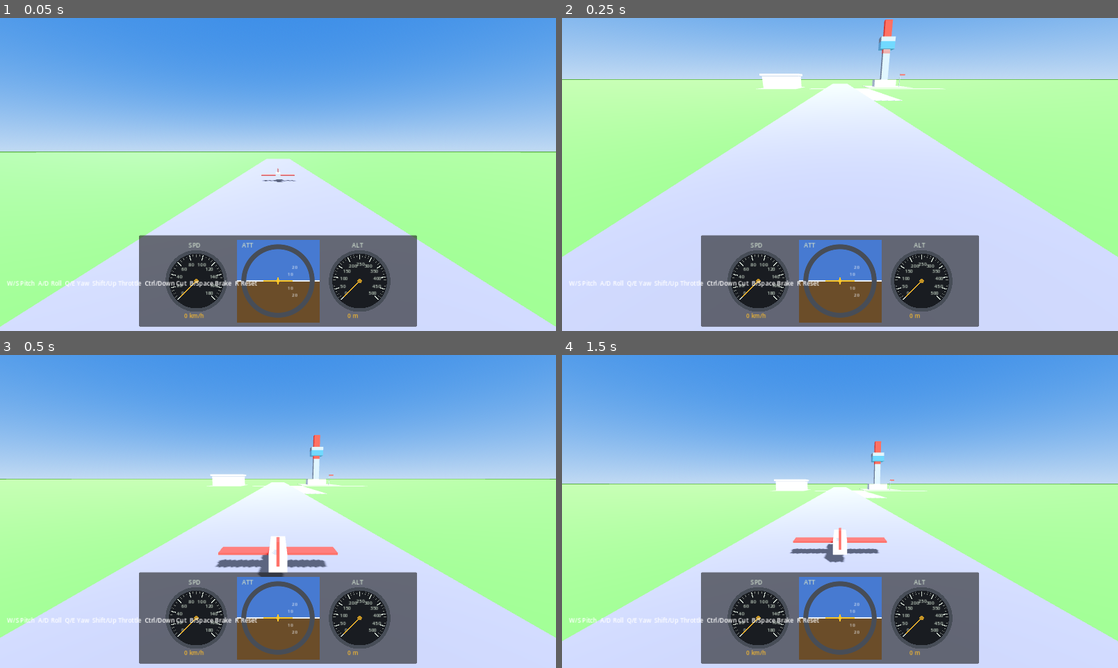
Above: before the commit, frames 1-4 (two rows, left to right).
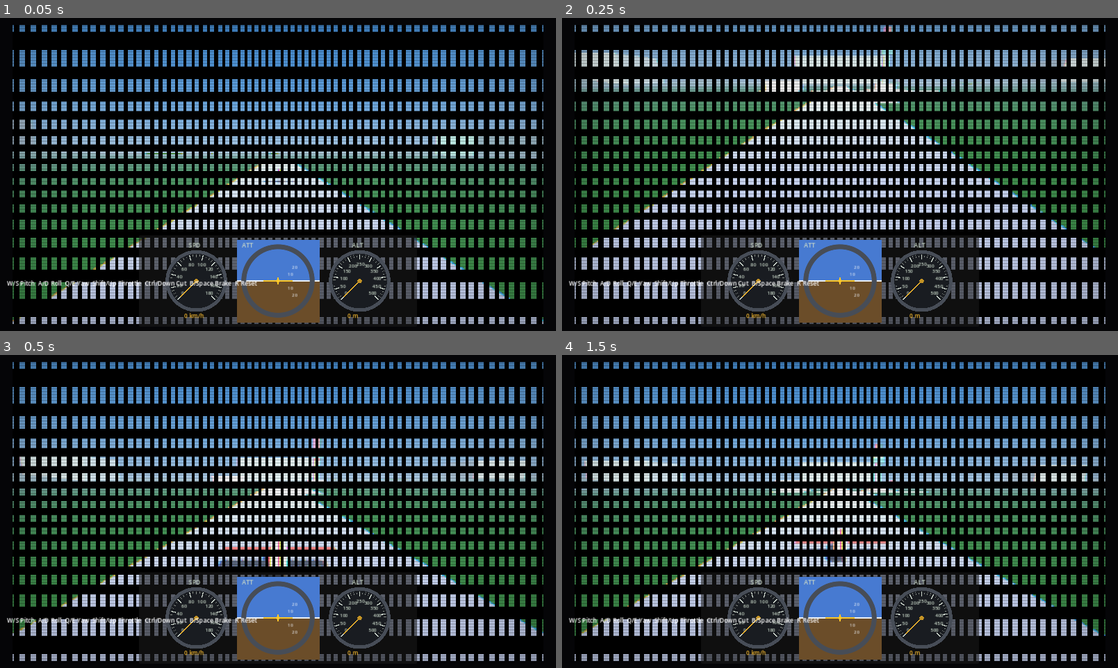
Above: after the commit, the same moments.

Repository: tarosiba/coffee-break
Game: Godot game, scene res://scenes/main.tscn
Two runs of this game, one before a commit and one after it. Both use one fixed random seed, a clock stepped at 60 frames per second and the inputs below.
Inputs:
- Up to frame 1 (0.05 s): no input
- Up to frame 2 (0.25 s): no input
- Up to frame 3 (0.5 s): no input
- Up to frame 4 (1.5 s): hold D (roll_right) 0.53-1.28 s; tap Enter at 1.25 s; hold B (brake) from 1.28 s (still down)

The runs differ from the first frame. In frame 1, 88% of the frame differs, in the area x 0-100%, y 0-100%; in frame 2, 88%; in frame 3, 88%; in frame 4, 87%.

Commit message:
Add retro CRT shader and low-poly vertex-color terrain
- CRT post-process overlay at 320x200 virtual resolution with scanlines
- Procedural terrain with runway flat zone, lake, and distant block hills
- Environment fog; HUD rendered above CRT on layer 10

Co-authored-by: tarosiba <tarosiba@users.noreply.github.com>

Diff:
--- a/godot-flight-prototype/project.godot
+++ b/godot-flight-prototype/project.godot
@@ -75,4 +75,5 @@
 
 [rendering]
 
-anti_aliasing/quality/msaa_3d=1
+anti_aliasing/quality/msaa_3d=0
+textures/default_filters/use_nearest_mipmap_filter=true
--- /dev/null
+++ b/godot-flight-prototype/scenes/crt_overlay.tscn
@@ -0,0 +1,26 @@
+[gd_scene load_steps=3 format=3 uid="uid://crtoverlay001"]
+
+[ext_resource type="Shader" path="res://shaders/crt_retro.gdshader" id="1_shader"]
+
+[sub_resource type="ShaderMaterial" id="ShaderMaterial_crt"]
+shader = ExtResource("1_shader")
+shader_parameter/virtual_resolution = Vector2(320, 200)
+shader_parameter/scanline_strength = 0.22
+shader_parameter/vignette_strength = 0.35
+shader_parameter/curvature = 0.025
+shader_parameter/aberration = 0.0025
+
+[node name="CRTRetroOverlay" type="CanvasLayer"]
+layer = 5
+
+[node name="BackBufferCopy" type="BackBufferCopy" parent="."]
+copy_mode = 2
+
+[node name="CRTPass" type="ColorRect" parent="."]
+anchors_preset = 15
+anchor_right = 1.0
+anchor_bottom = 1.0
+grow_horizontal = 2
+grow_vertical = 2
+mouse_filter = 2
+material = SubResource("ShaderMaterial_crt")
--- /dev/null
+++ b/godot-flight-prototype/scenes/low_poly_terrain.tscn
@@ -0,0 +1,8 @@
+[gd_scene load_steps=2 format=3 uid="uid://lowpolyterrain1"]
+
+[ext_resource type="Script" path="res://scripts/world/low_poly_terrain.gd" id="1_terrain"]
+
+[node name="LowPolyTerrain" type="Node3D"]
+script = ExtResource("1_terrain")
+
+[node name="MeshInstance3D" type="MeshInstance3D" parent="."]
--- a/godot-flight-prototype/scenes/main.tscn
+++ b/godot-flight-prototype/scenes/main.tscn
@@ -1,16 +1,18 @@
-[gd_scene load_steps=20 format=3 uid="uid://c8flightproto001"]
+[gd_scene load_steps=22 format=3 uid="uid://c8flightproto001"]
 
 [ext_resource type="Script" path="res://scripts/airplane.gd" id="1_airplane"]
 [ext_resource type="Script" path="res://scripts/camera_follow.gd" id="2_camera"]
 [ext_resource type="Script" path="res://scripts/hud.gd" id="3_hud"]
 [ext_resource type="PackedScene" uid="uid://d3instpanel001" path="res://scenes/instrument_panel.tscn" id="4_instruments"]
 [ext_resource type="PackedScene" uid="uid://b9airportscene1" path="res://scenes/airport.tscn" id="5_airport"]
+[ext_resource type="PackedScene" uid="uid://lowpolyterrain1" path="res://scenes/low_poly_terrain.tscn" id="6_terrain"]
+[ext_resource type="PackedScene" uid="uid://crtoverlay001" path="res://scenes/crt_overlay.tscn" id="7_crt"]
 
 [sub_resource type="ProceduralSkyMaterial" id="ProceduralSkyMaterial_sky"]
-sky_top_color = Color(0.18, 0.42, 0.82, 1)
-sky_horizon_color = Color(0.62, 0.74, 0.9, 1)
-ground_bottom_color = Color(0.18, 0.42, 0.22, 1)
-ground_horizon_color = Color(0.28, 0.55, 0.22, 1)
+sky_top_color = Color(0.22, 0.46, 0.82, 1)
+sky_horizon_color = Color(0.58, 0.72, 0.88, 1)
+ground_bottom_color = Color(0.2, 0.42, 0.24, 1)
+ground_horizon_color = Color(0.3, 0.54, 0.26, 1)
 
 [sub_resource type="Sky" id="Sky_main"]
 sky_material = SubResource("ProceduralSkyMaterial_sky")
@@ -19,17 +21,15 @@
 background_mode = 2
 sky = SubResource("Sky_main")
 ambient_light_source = 2
-ambient_light_color = Color(0.85, 0.9, 1, 1)
+ambient_light_color = Color(0.82, 0.88, 0.95, 1)
 tonemap_mode = 2
+fog_enabled = true
+fog_light_color = Color(0.62, 0.74, 0.86, 1)
+fog_density = 0.0018
+fog_sky_affect = 0.35
 
 [sub_resource type="BoxShape3D" id="BoxShape3D_ground"]
 size = Vector3(4000, 2, 4000)
-
-[sub_resource type="BoxMesh" id="BoxMesh_ground"]
-size = Vector3(4000, 2, 4000)
-
-[sub_resource type="StandardMaterial3D" id="StandardMaterial3D_grass"]
-albedo_color = Color(0.26, 0.52, 0.2, 1)
 
 [sub_resource type="CapsuleShape3D" id="CapsuleShape3D_plane"]
 radius = 0.55
@@ -60,16 +60,13 @@
 light_energy = 1.3
 shadow_enabled = true
 
+[node name="LowPolyTerrain" parent="." instance=ExtResource("6_terrain")]
+
 [node name="Ground" type="StaticBody3D" parent="."]
 
 [node name="CollisionShape3D" type="CollisionShape3D" parent="Ground"]
 transform = Transform3D(1, 0, 0, 0, 1, 0, 0, 0, 1, 0, -1, 0)
 shape = SubResource("BoxShape3D_ground")
-
-[node name="MeshInstance3D" type="MeshInstance3D" parent="Ground"]
-transform = Transform3D(1, 0, 0, 0, 1, 0, 0, 0, 1, 0, -1, 0)
-mesh = SubResource("BoxMesh_ground")
-surface_material_override/0 = SubResource("StandardMaterial3D_grass")
 
 [node name="Airport" parent="." instance=ExtResource("5_airport")]
 
@@ -103,7 +100,10 @@
 script = ExtResource("2_camera")
 target_path = NodePath("../Airplane")
 
+[node name="CRTRetroOverlay" parent="." instance=ExtResource("7_crt")]
+
 [node name="HUD" type="CanvasLayer" parent="."]
+layer = 10
 script = ExtResource("3_hud")
 
 [node name="InstrumentPanel" parent="HUD" instance=ExtResource("4_instruments")]
--- /dev/null
+++ b/godot-flight-prototype/scripts/world/low_poly_terrain.gd
@@ -0,0 +1,133 @@
+extends Node3D
+## Procedural low-poly FS4-style terrain with vertex colors (no textures).
+
+@export var grid_size: int = 96
+@export var world_size: float = 2400.0
+@export var max_height: float = 55.0
+@export var runway_flat_half_width: float = 28.0
+@export var runway_flat_half_length: float = 230.0
+@export var lake_level: float = -2.5
+
+@onready var _mesh_instance: MeshInstance3D = $MeshInstance3D
+
+
+func _ready() -> void:
+	_build_terrain()
+
+
+func _build_terrain() -> void:
+	var st := SurfaceTool.new()
+	st.begin(Mesh.PRIMITIVE_TRIANGLES)
+
+	var step: float = world_size / float(grid_size)
+	var half: float = world_size * 0.5
+	var heights: PackedFloat32Array = PackedFloat32Array()
+	heights.resize((grid_size + 1) * (grid_size + 1))
+
+	for z_idx in range(grid_size + 1):
+		for x_idx in range(grid_size + 1):
+			var x: float = -half + float(x_idx) * step
+			var z: float = -half + float(z_idx) * step
+			var h: float = _height_at(x, z)
+			heights[z_idx * (grid_size + 1) + x_idx] = h
+
+	for z_idx in range(grid_size):
+		for x_idx in range(grid_size):
+			var i00: int = z_idx * (grid_size + 1) + x_idx
+			var i10: int = i00 + 1
+			var i01: int = i00 + (grid_size + 1)
+			var i11: int = i01 + 1
+
+			var x0: float = -half + float(x_idx) * step
+			var z0: float = -half + float(z_idx) * step
+			var x1: float = x0 + step
+			var z1: float = z0 + step
+
+			_add_triangle(st, Vector3(x0, heights[i00], z0), Vector3(x1, heights[i10], z0), Vector3(x0, heights[i01], z1))
+			_add_triangle(st, Vector3(x1, heights[i10], z0), Vector3(x1, heights[i11], z1), Vector3(x0, heights[i01], z1))
+
+	var mesh: ArrayMesh = st.commit()
+	_mesh_instance.mesh = mesh
+
+	var mat := StandardMaterial3D.new()
+	mat.vertex_color_use_as_albedo = true
+	mat.roughness = 0.95
+	mat.shading_mode = BaseMaterial3D.SHADING_MODE_PER_PIXEL
+	_mesh_instance.material_override = mat
+
+	_spawn_landmarks()
+
+
+func _height_at(x: float, z: float) -> float:
+	if absf(x) <= runway_flat_half_width and absf(z) <= runway_flat_half_length:
+		return 0.0
+
+	var dist: float = Vector2(x * 0.55, z * 0.35).length() / (world_size * 0.42)
+	var rise: float = smoothstep(0.08, 0.75, dist)
+
+	var h: float = sin(x * 0.011) * cos(z * 0.009) * max_height * 0.55
+	h += sin(x * 0.004 + z * 0.003) * max_height * 0.35
+	h += cos(x * 0.002 - z * 0.005) * max_height * 0.2
+	h *= rise
+
+	# Lake bowl west of airport.
+	var lake_center := Vector2(-420.0, -120.0)
+	var lake_dist: float = Vector2(x, z).distance_to(lake_center)
+	if lake_dist < 180.0:
+		var bowl: float = 1.0 - lake_dist / 180.0
+		h = minf(h, lake_level * bowl * bowl)
+
+	return h
+
+
+func _vertex_color(height: float) -> Color:
+	if height <= lake_level + 0.5:
+		return Color(0.18, 0.38, 0.62)
+	if height < 2.0:
+		return Color(0.24, 0.52, 0.22)
+	if height < 18.0:
+		return Color(0.32, 0.58, 0.26)
+	if height < 32.0:
+		return Color(0.42, 0.48, 0.28)
+	return Color(0.45, 0.4, 0.34)
+
+
+func _add_triangle(st: SurfaceTool, a: Vector3, b: Vector3, c: Vector3) -> void:
+	var normal: Vector3 = (b - a).cross(c - a).normalized()
+	st.set_normal(normal)
+	st.set_color(_vertex_color(a.y))
+	st.add_vertex(a)
+	st.set_normal(normal)
+	st.set_color(_vertex_color(b.y))
+	st.add_vertex(b)
+	st.set_normal(normal)
+	st.set_color(_vertex_color(c.y))
+	st.add_vertex(c)
+
+
+func _spawn_landmarks() -> void:
+	var brown := _make_solid_material(Color(0.42, 0.38, 0.32))
+	var green := _make_solid_material(Color(0.28, 0.5, 0.24))
+
+	_add_block(Vector3(-620.0, 35.0, -520.0), Vector3(180.0, 70.0, 120.0), brown)
+	_add_block(Vector3(580.0, 27.5, -480.0), Vector3(140.0, 55.0, 100.0), brown)
+	_add_block(Vector3(-500.0, 24.0, 520.0), Vector3(160.0, 48.0, 110.0), green)
+	_add_block(Vector3(650.0, 40.0, 420.0), Vector3(200.0, 80.0, 130.0), brown)
+	_add_block(Vector3(0.0, 47.5, -780.0), Vector3(320.0, 95.0, 80.0), brown)
+
+
+func _make_solid_material(color: Color) -> StandardMaterial3D:
+	var mat := StandardMaterial3D.new()
+	mat.albedo_color = color
+	mat.roughness = 0.95
+	return mat
+
+
+func _add_block(center: Vector3, size: Vector3, material: StandardMaterial3D) -> void:
+	var body := MeshInstance3D.new()
+	var box := BoxMesh.new()
+	box.size = size
+	body.mesh = box
+	body.material_override = material
+	body.position = center
+	add_child(body)
--- /dev/null
+++ b/godot-flight-prototype/shaders/crt_retro.gdshader
@@ -0,0 +1,42 @@
+shader_type canvas_item;
+
+// FS4-era CRT post-process: pixel grid, scanlines, vignette, slight curvature.
+
+uniform sampler2D screen_texture : hint_screen_texture, filter_nearest, repeat_disable;
+uniform vec2 virtual_resolution = vec2(320.0, 200.0);
+uniform float scanline_strength : hint_range(0.0, 1.0) = 0.22;
+uniform float vignette_strength : hint_range(0.0, 1.0) = 0.35;
+uniform float curvature : hint_range(0.0, 0.1) = 0.025;
+uniform float aberration : hint_range(0.0, 0.01) = 0.0025;
+
+vec2 curve_uv(vec2 uv) {
+	vec2 centered = uv * 2.0 - 1.0;
+	vec2 offset = centered * abs(centered);
+	return uv + offset * curvature;
+}
+
+void fragment() {
+	vec2 uv = curve_uv(SCREEN_UV);
+
+	if (uv.x < 0.0 || uv.x > 1.0 || uv.y < 0.0 || uv.y > 1.0) {
+		COLOR = vec4(0.02, 0.02, 0.03, 1.0);
+	} else {
+		vec2 pixel_uv = floor(uv * virtual_resolution) / virtual_resolution;
+		vec2 px = vec2(aberration, 0.0);
+
+		float r = texture(screen_texture, pixel_uv + px).r;
+		float g = texture(screen_texture, pixel_uv).g;
+		float b = texture(screen_texture, pixel_uv - px).b;
+		vec3 col = vec3(r, g, b);
+
+		float scan = sin(uv.y * virtual_resolution.y * 3.14159265);
+		col *= 1.0 - scanline_strength * (0.5 + 0.5 * scan);
+
+		vec2 vig = uv * (1.0 - uv);
+		float vignette = vig.x * vig.y * 16.0;
+		vignette = pow(clamp(vignette, 0.0, 1.0), 0.22);
+		col *= mix(1.0 - vignette_strength, 1.0, vignette);
+
+		COLOR = vec4(col, 1.0);
+	}
+}
Not shown, changed: godot-flight-prototype/HANDOFF.md
Not shown, changed: godot-flight-prototype/README.md
